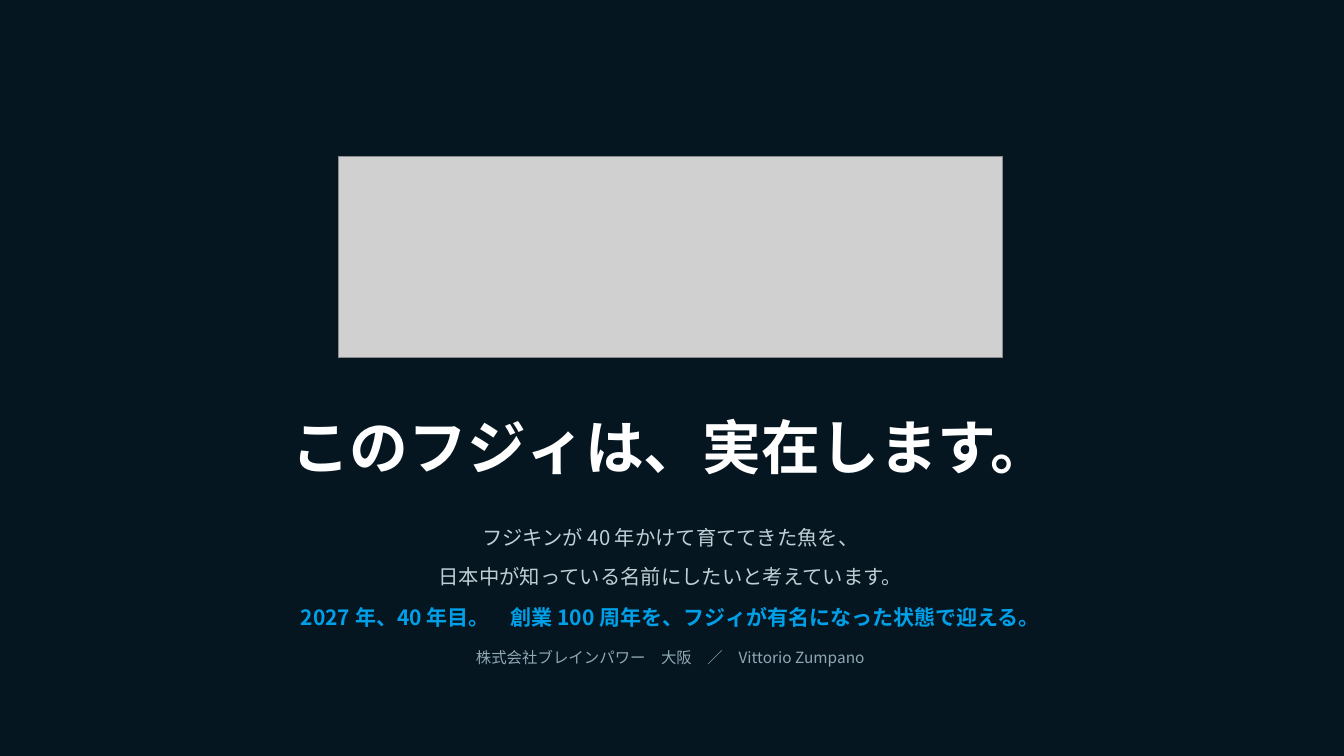
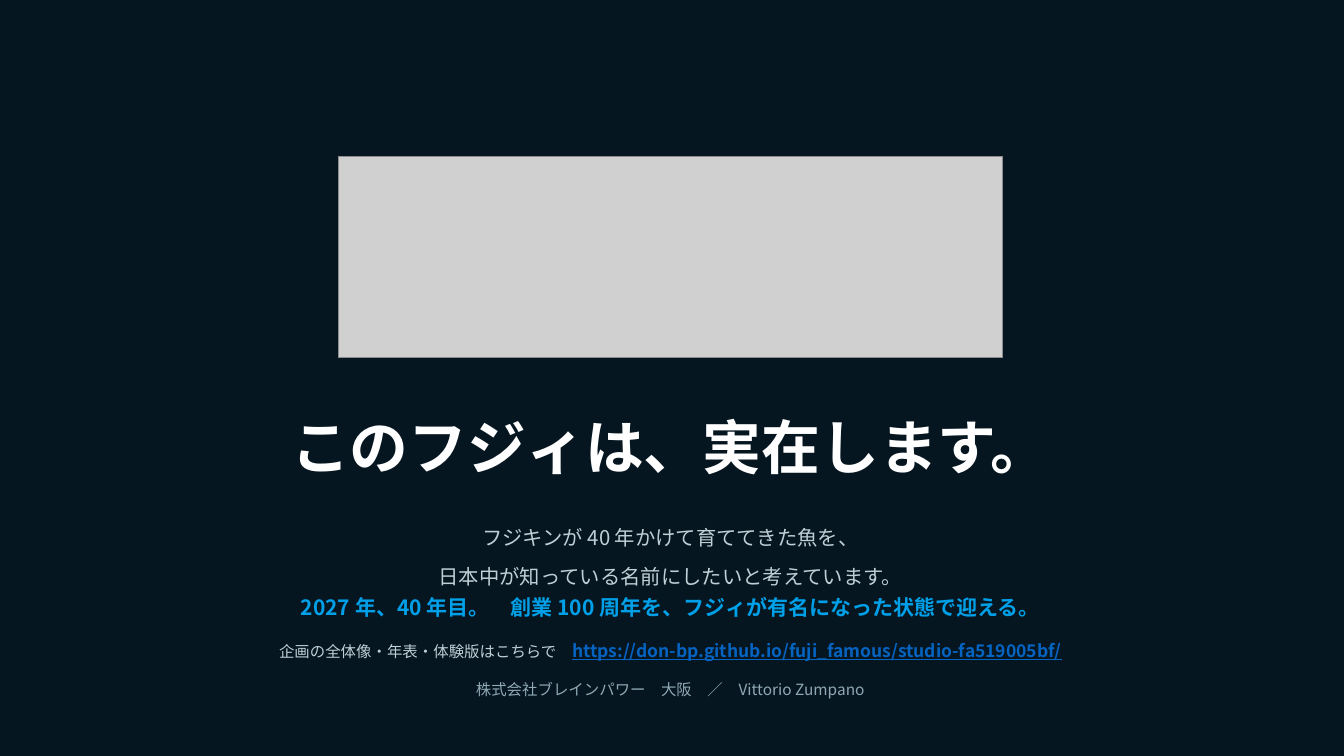
Before and after one commit to Don-BP/fuji_famous, a slide deck: slide 30 of Fujie_Creative/05_submission/フジィは実在する_企画書.pptx. Drawn at 1344x756 pixels with LibreOffice and Linux fonts; fonts in the diff are those of the drawing; grey boxes stand for pictures. Boxes give left, top, right and bottom in pixels: in the first picture for what was removed or moved away, otherwise in the second. Text is boxed around its words. In the diff, an @@ line names an element or a change of style, - is before the commit and + after.

```diff
--- a/Fujie_Creative/05_submission/フジィは実在する_企画書.pptx
+++ b/Fujie_Creative/05_submission/フジィは実在する_企画書.pptx
@@ text "2027 年、40 年目。 創業 100 ...": place and size @@
-text "2027 年、40 年目。 創業 100 ..." at <box>301,604,1039,630</box>
+text "2027 年、40 年目。 創業 100 ..." at <box>301,594,1039,620</box>
@@ text added at <box>279,643,1061,661</box>, 12.5 pt, text #0563C1, bold, underline @@
+企画の全体像・年表・体験版はこちらで https://don-bp.github.io/fuji_famous/studio-fa519005bf/
@@ text "株式会社ブレインパワー 大阪 ／ Vittorio Zumpano": place and size @@
-text "株式会社ブレインパワー 大阪 ／ Vittorio Zumpano" at <box>476,650,864,667</box>
+text "株式会社ブレインパワー 大阪 ／ Vittorio Zumpano" at <box>476,682,864,699</box>
```
Also in this commit, not shown: 2 other slides changed, 10 other files.
